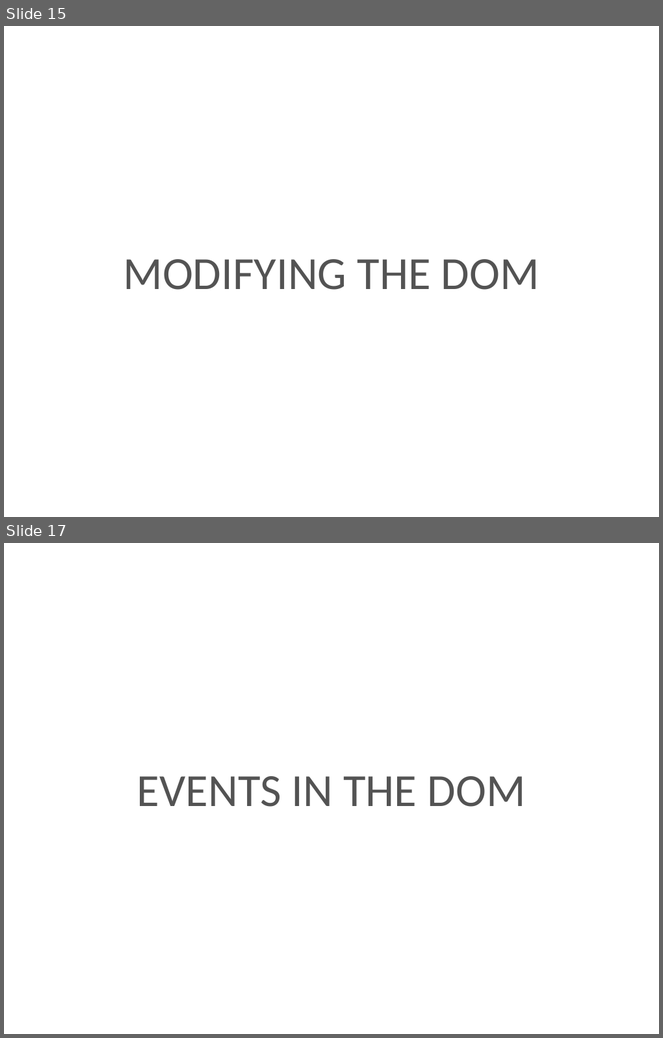
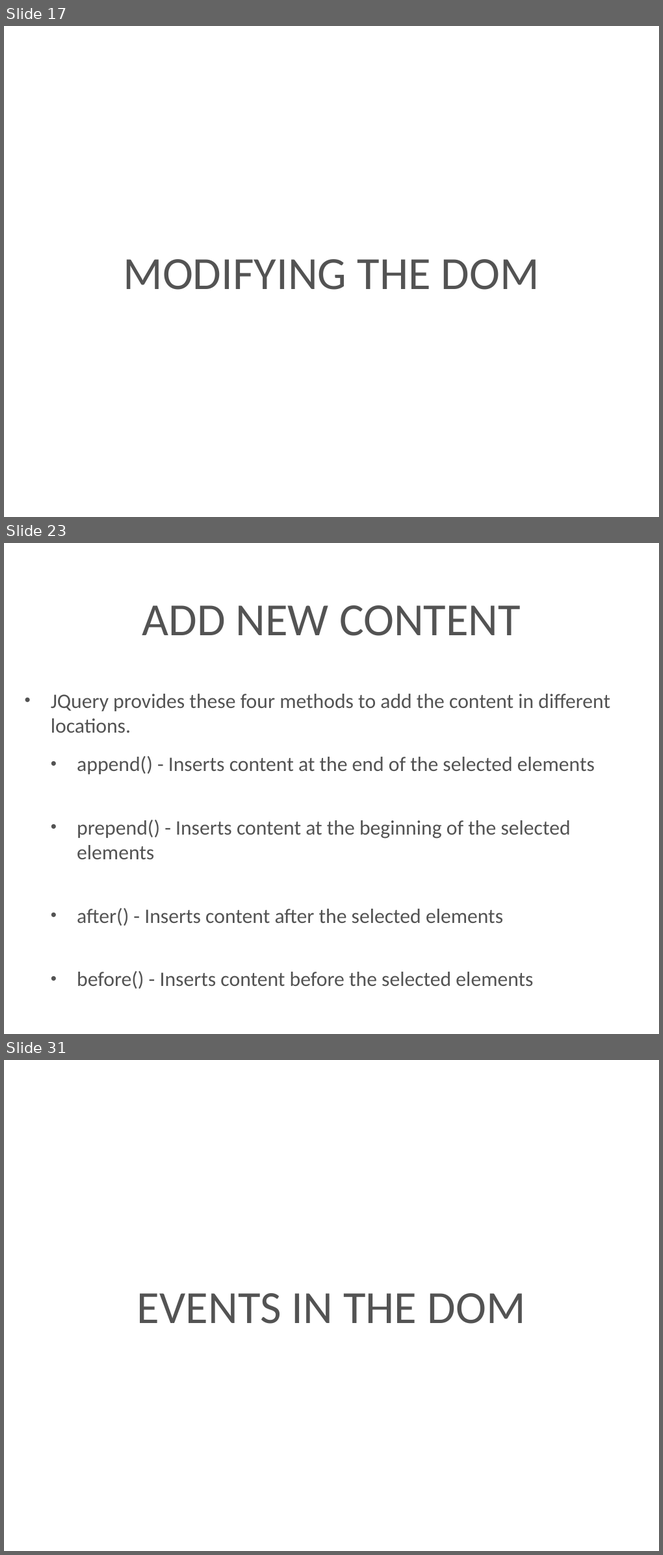
Before and after one commit to kenton-steiner18/Techtasks, a slide deck: presentation/jQuery.pptx. Shown one above the other, each under a label of ours: slides 15 and 17 before the commit, slides 17, 23 and 31 after it; the slides between them are not shown. The pictures are 663x1038 and 663x1555 pixels, drawn with LibreOffice and Linux fonts; fonts in the diff are those of the drawing; background and template pictures are left out. Boxes give left, top, right and bottom in pixels: in the first picture for what was removed or moved away, otherwise in the second. Text is boxed around its words. In the diff, an @@ line names an element or a change of style, - is before the commit and + after.

Commit message:
Add files via upload
Add the part of modify DOM and the introduction of JQuery

```diff
--- a/presentation/jQuery.pptx
+++ b/presentation/jQuery.pptx
@@ slide 23 added at <box>4,543,659,1034</box>, background picture (left out) @@
@@ title added at <box>142,605,521,636</box>, 72 pt, text #535353 @@
+ADD NEW CONTENT
@@ text added at <box>51,694,610,989</box>, 32.2 pt, text #535353 @@
+• JQuery provides these four methods to add the content in different locations.
+  • append() - Inserts content at the end of the selected elements
+  • prepend() - Inserts content at the beginning of the selected elements
+  • after() - Inserts content after the selected elements
+  • before() - Inserts content before the selected elements
@@ what was slide 15 is now slide 17 @@
@@ what was slide 17 is now slide 31 @@
```
Also in this commit, not shown: 2 slides changed, 14 other slides added, 1 slide removed.
